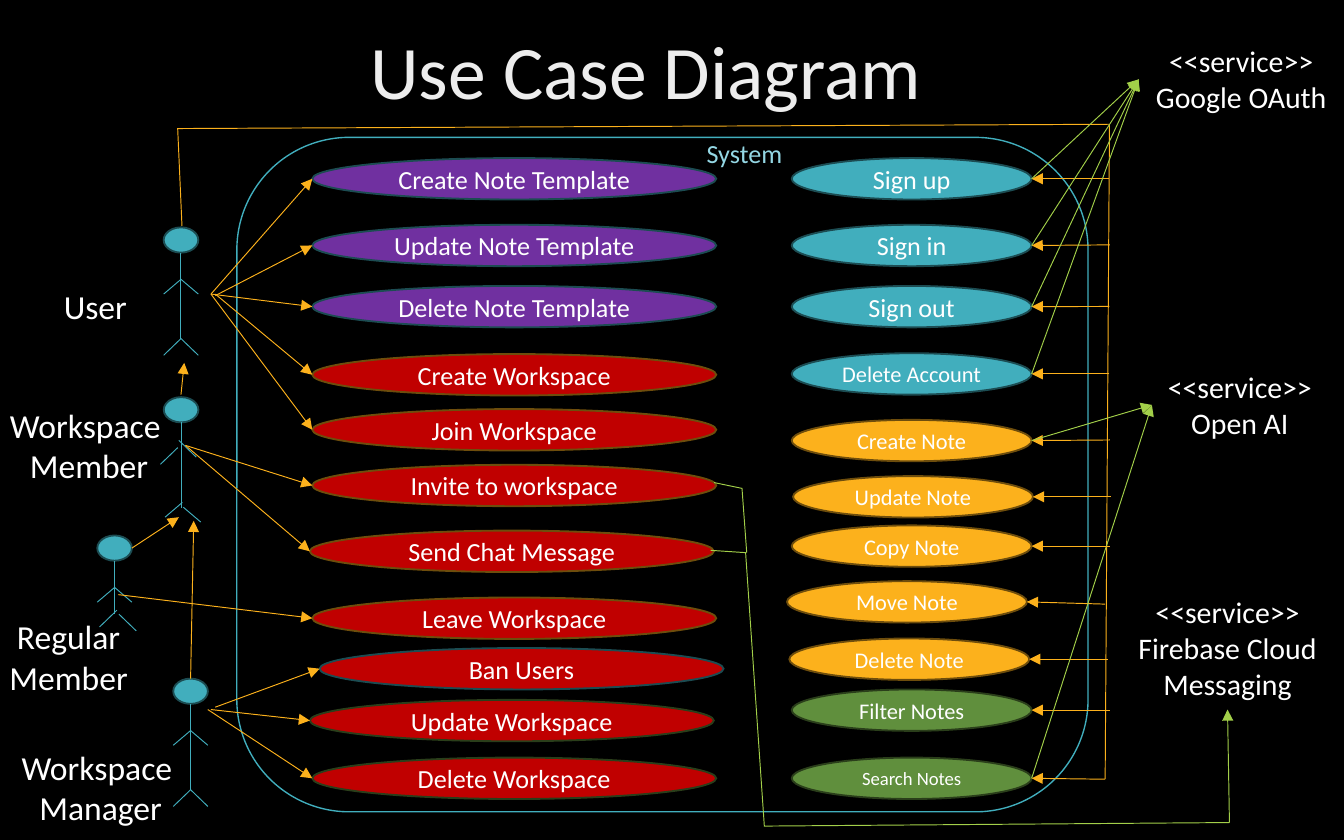
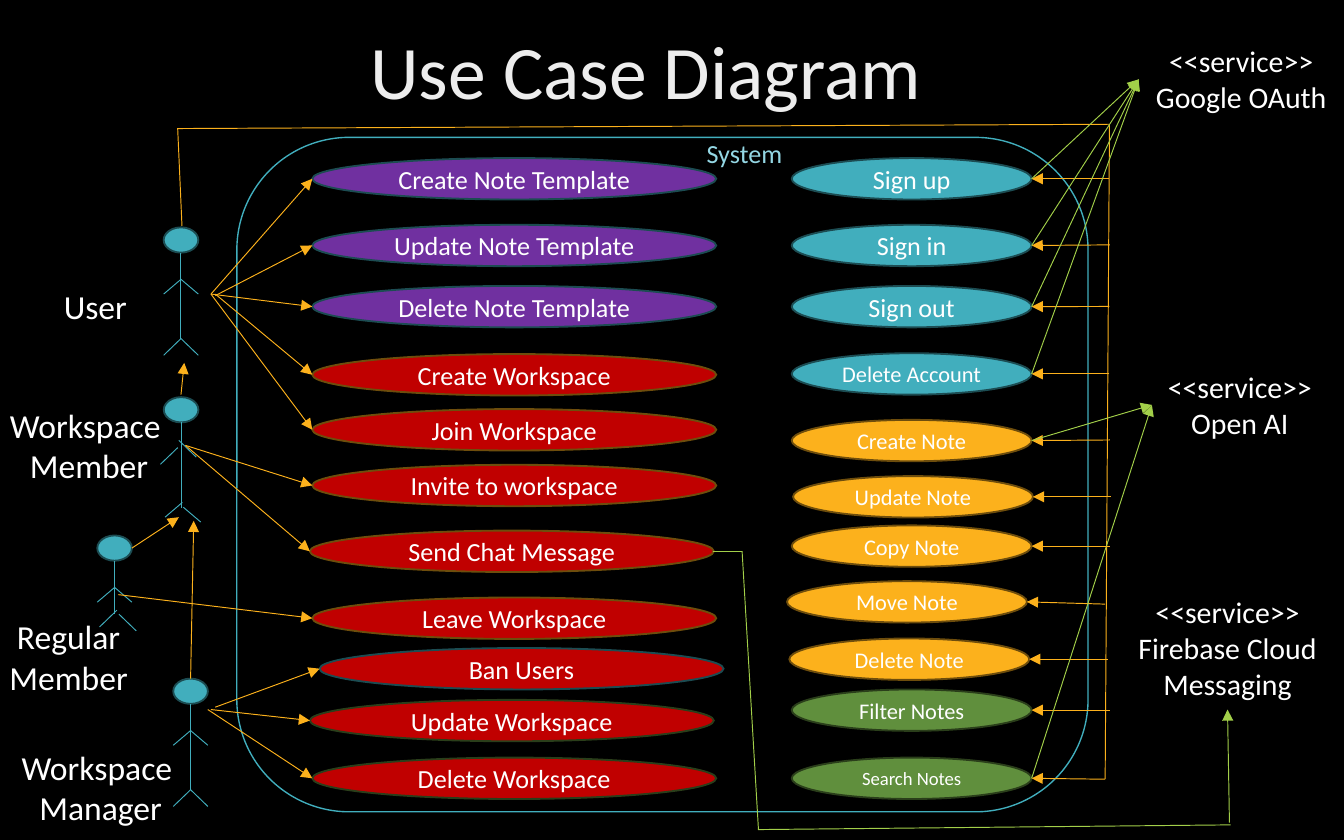
Before and after one commit to dorawyy/cpen321-w25-ThingSpace.ts, a slide deck: slide 4 of ThingSpaceTsM2.pptx. Drawn at 1344x840 pixels with LibreOffice and Linux fonts; fonts in the diff are those of the drawing; background and template pictures are left out. Boxes give left, top, right and bottom in pixels: in the first picture for what was removed or moved away, otherwise in the second. Text is boxed around its words. In the diff, an @@ line names an element or a change of style, - is before the commit and + after.

```diff
--- a/ThingSpaceTsM2.pptx
+++ b/ThingSpaceTsM2.pptx
@@ freeform shape removed at (714, 482, 746, 552) @@
@@ freeform shape at (712, 551, 1230, 829): outline redrawn @@
```
Also in this commit, not shown: 1 other slide changed.
